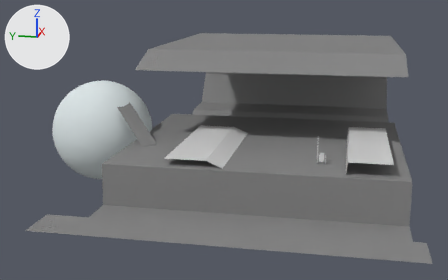
What one commit did to the Blender file Refactor/Data/Models/PlayerController.blend.
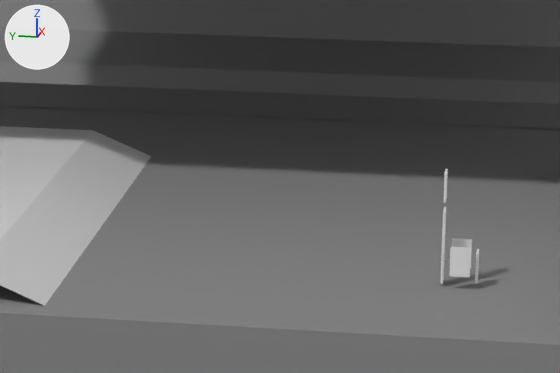
Each version is shown whole from a camera (50 mm lens) standing at (-75.4, -9.0, 17.6) and looking at (-2.2, 5.6, -0.7), then close up on the part from 47% to 77% of the width and 34% to 66% of the height. Every picture has the same lights, and +X, +Y and +Z are marked at upper left. Objects named as collision shapes, trigger or cutter boxes, shadow casters or lower levels of detail are left out.

Objects in the first close-up: 'Left_Sensor', 'TestGround', 'TestGround.001', 'TestGround.002', 'TestGround.003'.
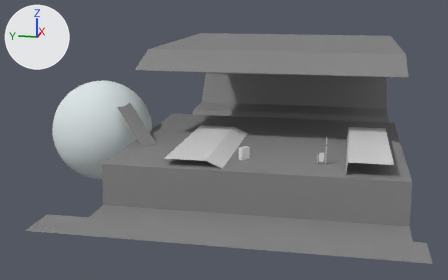
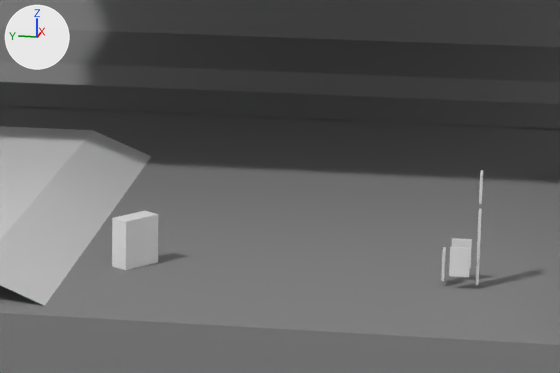
ob_npc_hitbox is not drawn itself; it is the parent of ob_back_sensor, ob_right_sensor, ob_left_sensor, ob_head_sensor, ob_above_head_sensor, ob_forward_sensor.

The change, as a list of edits to the scene's bpy script:
```text
Add me_cube_006:
    me_cube_006.from_pydata(...)  # a box spanning x -0.558..0.558, y -0.251..0.251, z -0.736..0.736
Change ob_npc_hitbox:
    ob_npc_hitbox.rotation_euler: (0.0, 0.0, 0.0) -> (0.0, 0.0, -3.142)  # degrees (0, 0, 0) -> degrees (0, 0, -180)
Add ob_cube:
    ob_cube = bpy.data.objects.new('Cube', me_cube_006)
    ob_cube.location = (-12.65, 1.38, 0.47)
    ob_cube.rotation_euler = (0.0, 0.0, -0.648)  # degrees (0, 0, -37)
```

Boxes (x1, y1, x2, y2) around the edits, measured in the close-ups (560 x 373 px):
'Cube', added: after (112, 211, 158, 270)
'Right_Sensor', turned: before (452, 238, 472, 268); after (449, 247, 470, 277)
'Left_Sensor', turned: before (449, 247, 471, 277); after (452, 238, 472, 268)
'Head_Sensor', turned: before (441, 207, 446, 259); after (477, 209, 482, 261)
'Back_Sensor', turned: before (475, 249, 479, 283); after (441, 247, 446, 281)
'Forward_Sensor', turned: before (440, 256, 445, 284); after (476, 258, 480, 285)
